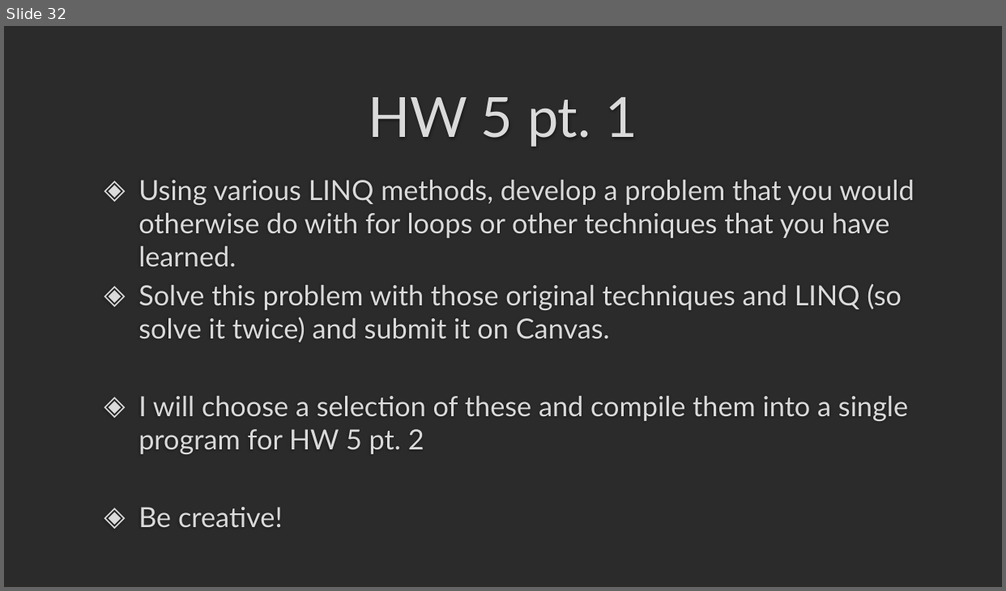
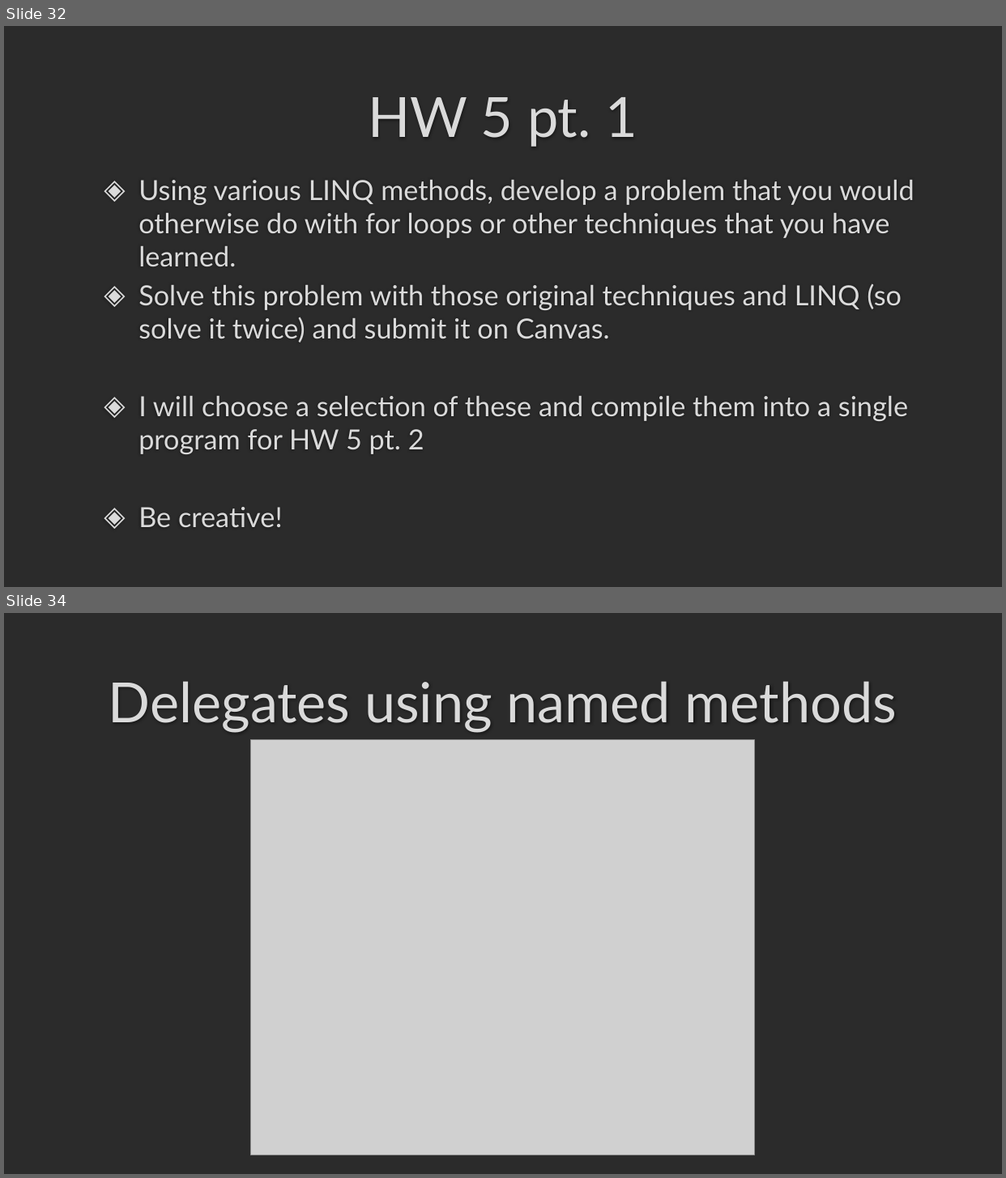
Before and after one commit to darrare/CS-3020, a slide deck: Documents/Powerpoints/5.0 LINQ and Lambda Expressions.pptx. Shown one above the other, each under a label of ours: slide 32 before the commit, slides 32 and 34 after it; the slides between them are not shown. The pictures are 1006x591 and 1006x1178 pixels, drawn with LibreOffice and Linux fonts; fonts in the diff are those of the drawing; grey boxes stand for pictures; background and template pictures are left out; a plain dark background stands for a picture behind light text. Boxes give left, top, right and bottom in pixels: in the first picture for what was removed or moved away, otherwise in the second. Text is boxed around its words. In the diff, an @@ line names an element or a change of style, - is before the commit and + after.

```diff
--- a/Documents/Powerpoints/5.0 LINQ and Lambda Expressions.pptx
+++ b/Documents/Powerpoints/5.0 LINQ and Lambda Expressions.pptx
@@ slide 34 added at <box>4,613,1002,1174</box>, background picture (left out) @@
@@ title added at <box>108,681,897,733</box>, 40 pt, text #DADADA @@
+Delegates using named methods
@@ picture added at <box>250,739,754,1155</box> @@
```
Also in this commit, not shown: 10 other slides added, 27 other files.
